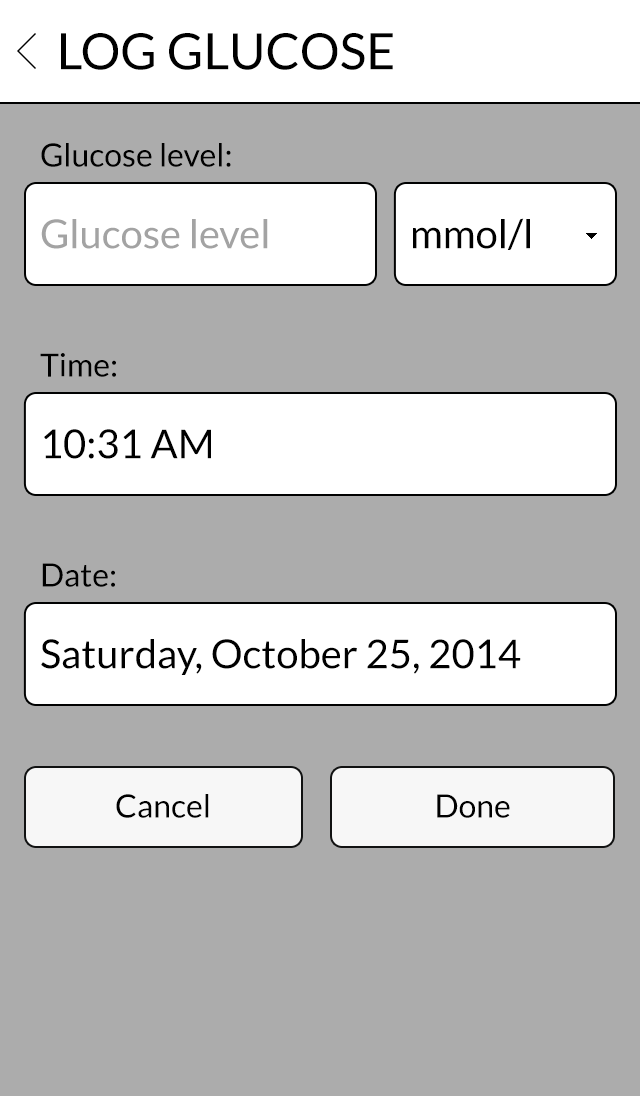
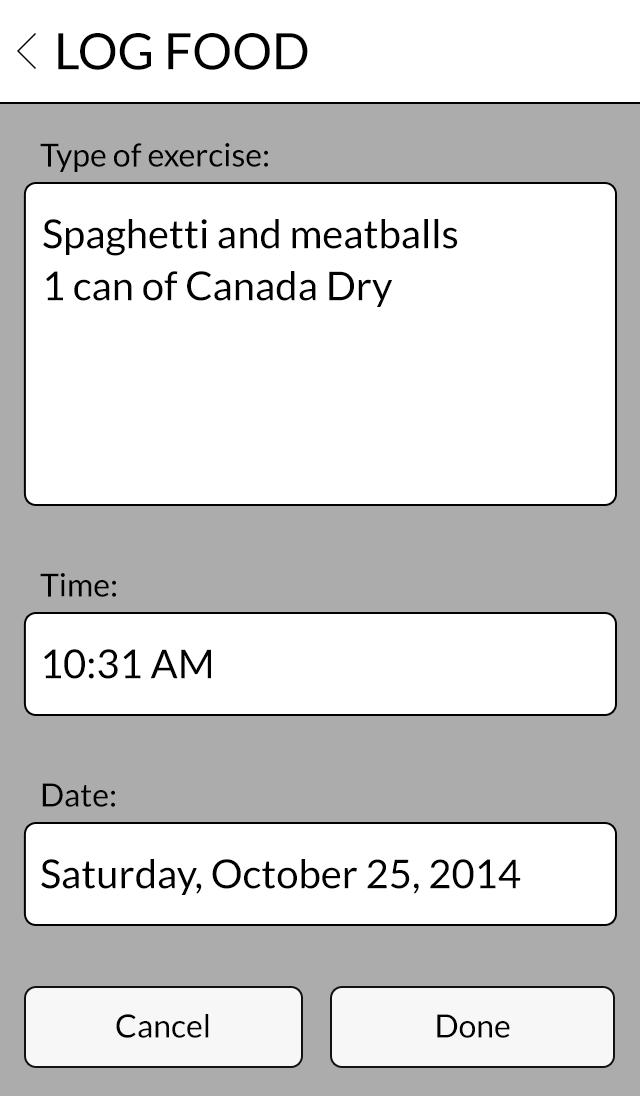
The second 640 x 1096 image is a revision of the first. Changes to its layers:
hid group "Glucose" (18 layers) over (25, 33, 615, 846)
painted on "LOG GLUCOSE" over (58, 33, 393, 70)
added group "Food" with 15 layers above "Core" over (25, 33, 615, 1066)
added layer "LOG FOOD" in group "Food" over (58, 33, 308, 70)
added group "Data entry" (3rd of 3, in "Food") with 13 layers in group "Food" over (25, 143, 615, 1066)
added layer "Type of exercise:" (2nd of 2, in "Food" › "Data entry") in group "Data entry" over (40, 143, 268, 172)
added layer "Spaghetti and meatballs 1 can of Canada Dry" in group "Data entry" over (43, 219, 458, 307)
added layer "Textbox copy" (3rd of 3, in "Food" › "Data entry") in group "Data entry" over (25, 184, 615, 504)
added layer "Time:" (3rd of 3, in "Food" › "Data entry") in group "Data entry" over (40, 573, 116, 597)
added layer "10:31 AM" (3rd of 3, in "Food" › "Data entry") in group "Data entry" over (44, 649, 211, 679)
added layer "Textbox copy 2" (3rd of 3, in "Food" › "Data entry") in group "Data entry" over (25, 614, 615, 714)
added layer "Date:" (3rd of 3, in "Food" › "Data entry") in group "Data entry" over (42, 783, 115, 807)
added layer "Saturday, October 25, 2014" (3rd of 3, in "Food" › "Data entry") in group "Data entry" over (41, 859, 521, 895)
added layer "Textbox copy 3" (3rd of 3, in "Food" › "Data entry") in group "Data entry" over (25, 824, 615, 924)
added layer "Cancel" (3rd of 3, in "Food" › "Data entry") in group "Data entry" over (116, 1014, 209, 1038)
added layer "Rounded Rectangle 1 copy" (3rd of 3, in "Food" › "Data entry") (90%) in group "Data entry" over (26, 988, 301, 1066)
added layer "Done" (5th of 5, in "Food" › "Data entry") in group "Data entry" over (437, 1014, 510, 1038)
added layer "Rounded Rectangle 1" (3rd of 3, in "Food" › "Data entry") (90%) in group "Data entry" over (332, 988, 613, 1066)
